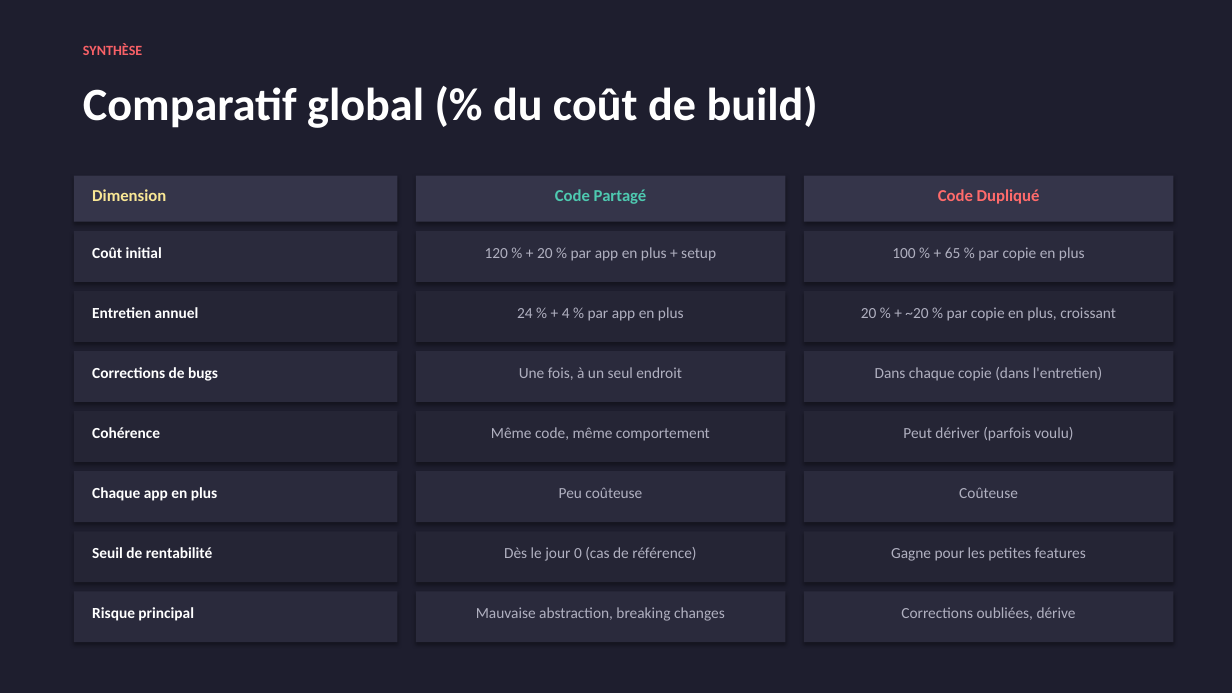
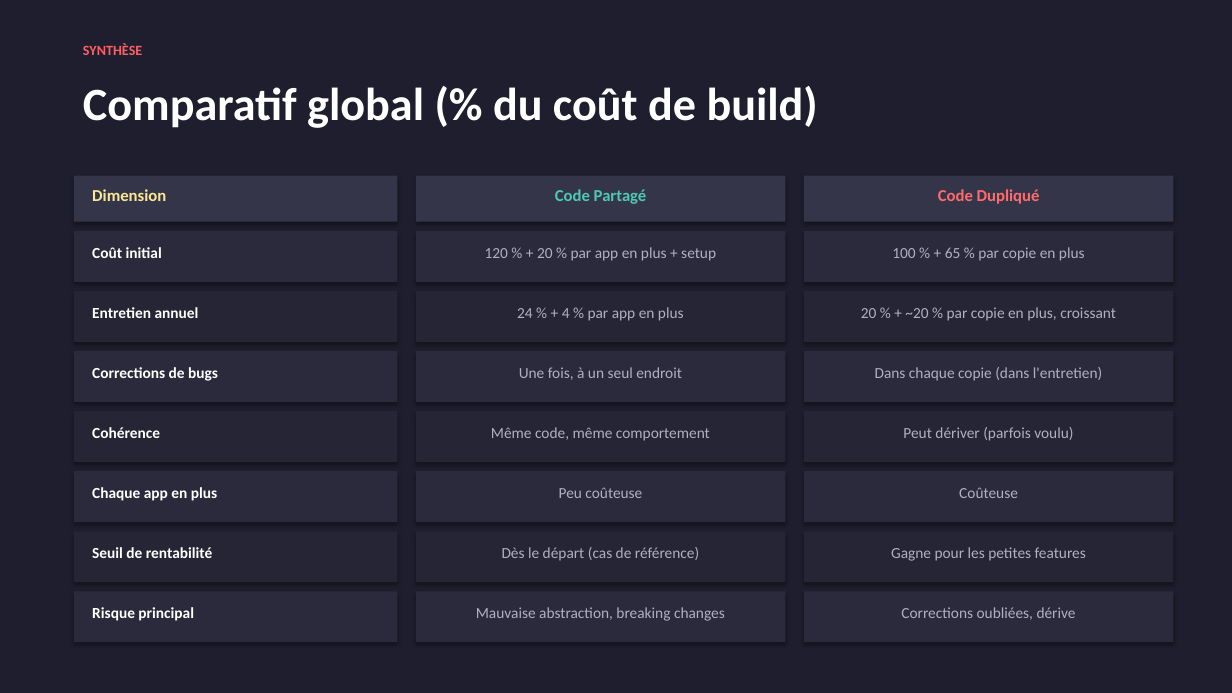
Before and after one commit to xeewi/noMigrationCost, a slide deck: slide 11 of docs/FR/Cout-Feature-Partage-vs-Duplication.pptx. Drawn at 1232x693 pixels with LibreOffice and Linux fonts; fonts in the diff are those of the drawing. Boxes give left, top, right and bottom in pixels: in the first picture for what was removed or moved away, otherwise in the second. Text is boxed around its words. In the diff, an @@ line names an element or a change of style, - is before the commit and + after.

```diff
--- a/docs/FR/Cout-Feature-Partage-vs-Duplication.pptx
+++ b/docs/FR/Cout-Feature-Partage-vs-Duplication.pptx
@@ text at [502,547,699,561]: text changed @@
-Dès le jour 0 (cas de référence)
+Dès le départ (cas de référence)
```
Also in this commit, not shown: 2 other slides changed, 10 other files.
